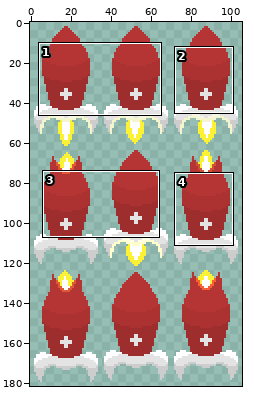
Sprite sheet, stored at public/assets/sprite_rocket.png. The first picture is a wide view before the edit; the outline marks the close-up.
Close-up. Earlier state:
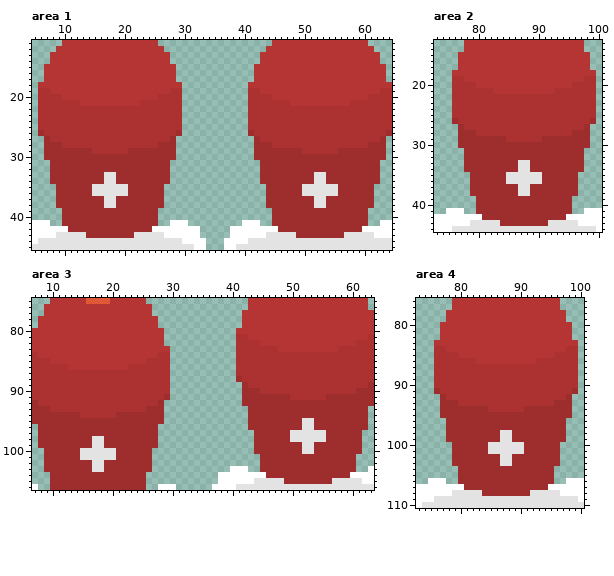
The file is 106x182 pixels. Colours within 5 levels of each other are drawn and written as one. Shown: area 1: x 5..64, y 11..45; area 2: x 73..100, y 13..44; area 3: x 7..63, y 75..106; area 4: x 73..100, y 76..110. The commit also changed other parts of the picture, which this record leaves out.
After:
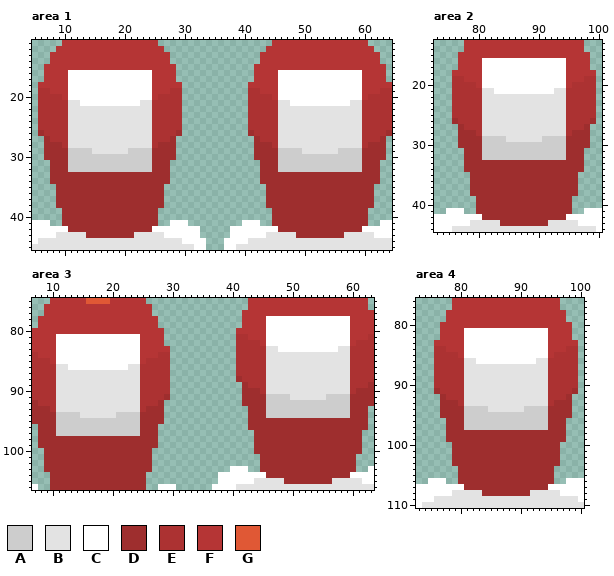
Palette (. is transparent): A #cdcdcd  B #e3e3e3  C #ffffff  D #9e2e2e  E #ac3232  F #b53535  G #e05835
The exact change:
Changed rows in their new state; - is an unchanged pixel.
Area 1:
first column x 11:
16 CCCCCCCCCCCCCC---------------------CCCCCCCCCCCCCC
17 CCCCCCCCCCCCCC---------------------CCCCCCCCCCCCCC
18 CCCCCCCCCCCCCC---------------------CCCCCCCCCCCCCC
19 CCCCCCCCCCCCCC---------------------CCCCCCCCCCCCCC
20 CCCCCCCCCCCCCC---------------------CCCCCCCCCCCCCC
21 BBCCCCCCCCCCBB---------------------BBCCCCCCCCCCBB
22 BBBBBBBBBBBBBB---------------------BBBBBBBBBBBBBB
23 BBBBBBBBBBBBBB---------------------BBBBBBBBBBBBBB
24 BBBBBBBBBBBBBB---------------------BBBBBBBBBBBBBB
25 BBBBBBBBBBBBBB---------------------BBBBBBBBBBBBBB
26 BBBBBBBBBBBBBB---------------------BBBBBBBBBBBBBB
27 BBBBBBBBBBBBBB---------------------BBBBBBBBBBBBBB
28 BBBBBBBBBBBBBB---------------------BBBBBBBBBBBBBB
29 AAAABBBBBBAAAA---------------------AAAABBBBBBAAAA
30 AAAAAAAAAAAAAA---------------------AAAAAAAAAAAAAA
31 AAAAAAAAAAAAAA---------------------AAAAAAAAAAAAAA
32 AAAAAAAAAAAAAA---------------------AAAAAAAAAAAAAA
33 ------DD---------------------------------DD------
34 ------DD---------------------------------DD------
35 ----DDDDDD-----------------------------DDDDDD----
36 ----DDDDDD-----------------------------DDDDDD----
37 ------DD---------------------------------DD------
38 ------DD---------------------------------DD------
Area 2:
first column x 81:
16 CCCCCCCCCCCCCC
17 CCCCCCCCCCCCCC
18 CCCCCCCCCCCCCC
19 CCCCCCCCCCCCCC
20 CCCCCCCCCCCCCC
21 BBCCCCCCCCCCBB
22 BBBBBBBBBBBBBB
23 BBBBBBBBBBBBBB
24 BBBBBBBBBBBBBB
25 BBBBBBBBBBBBBB
26 BBBBBBBBBBBBBB
27 BBBBBBBBBBBBBB
28 BBBBBBBBBBBBBB
29 AAAABBBBBBAAAA
30 AAAAAAAAAAAAAA
31 AAAAAAAAAAAAAA
32 AAAAAAAAAAAAAA
33 ------DD------
34 ------DD------
35 ----DDDDDD----
36 ----DDDDDD----
37 ------DD------
38 ------DD------
Area 3:
first column x 11:
 78 -----------------------------------CCCCCCCCCCCCCC
 79 -----------------------------------CCCCCCCCCCCCCC
 80 -----------------------------------CCCCCCCCCCCCCC
 81 CCCCCCCCCCCCCC---------------------CCCCCCCCCCCCCC
 82 CCCCCCCCCCCCCC---------------------CCCCCCCCCCCCCC
 83 CCCCCCCCCCCCCC---------------------BBCCCCCCCCCCBB
 84 CCCCCCCCCCCCCC---------------------BBBBBBBBBBBBBB
 85 CCCCCCCCCCCCCC---------------------BBBBBBBBBBBBBB
 86 BBCCCCCCCCCCBB---------------------BBBBBBBBBBBBBB
 87 BBBBBBBBBBBBBB---------------------BBBBBBBBBBBBBB
 88 BBBBBBBBBBBBBB---------------------BBBBBBBBBBBBBB
 89 BBBBBBBBBBBBBB---------------------BBBBBBBBBBBBBB
 90 BBBBBBBBBBBBBB---------------------BBBBBBBBBBBBBB
 91 BBBBBBBBBBBBBB---------------------AAAABBBBBBAAAA
 92 BBBBBBBBBBBBBB---------------------AAAAAAAAAAAAAA
 93 BBBBBBBBBBBBBB---------------------AAAAAAAAAAAAAA
 94 AAAABBBBBBAAAA---------------------AAAAAAAAAAAAAA
 95 AAAAAAAAAAAAAA---------------------------DD------
 96 AAAAAAAAAAAAAA---------------------------DD------
 97 AAAAAAAAAAAAAA-------------------------DDDDDD----
 98 ------DD-------------------------------DDDDDD----
 99 ------DD---------------------------------DD------
100 ----DDDDDD-------------------------------DD------
101 ----DDDDDD---------------------------------------
102 ------DD-----------------------------------------
103 ------DD-----------------------------------------
Area 4:
first column x 81:
 81 CCCCCCCCCCCCCC
 82 CCCCCCCCCCCCCC
 83 CCCCCCCCCCCCCC
 84 CCCCCCCCCCCCCC
 85 CCCCCCCCCCCCCC
 86 BBCCCCCCCCCCBB
 87 BBBBBBBBBBBBBB
 88 BBBBBBBBBBBBBB
 89 BBBBBBBBBBBBBB
 90 BBBBBBBBBBBBBB
 91 BBBBBBBBBBBBBB
 92 BBBBBBBBBBBBBB
 93 BBBBBBBBBBBBBB
 94 AAAABBBBBBAAAA
 95 AAAAAAAAAAAAAA
 96 AAAAAAAAAAAAAA
 97 AAAAAAAAAAAAAA
 98 ------DD------
 99 ------DD------
100 ----DDDDDD----
101 ----DDDDDD----
102 ------DD------
103 ------DD------
Pixel boxes of the changes (left, top, right, bottom) in both close-ups:
changed: (68, 70, 152, 208)
changed: (278, 70, 362, 208)
changed: (482, 58, 566, 196)
changed: (266, 316, 350, 454)
changed: (56, 334, 140, 472)
changed: (464, 328, 548, 466)
